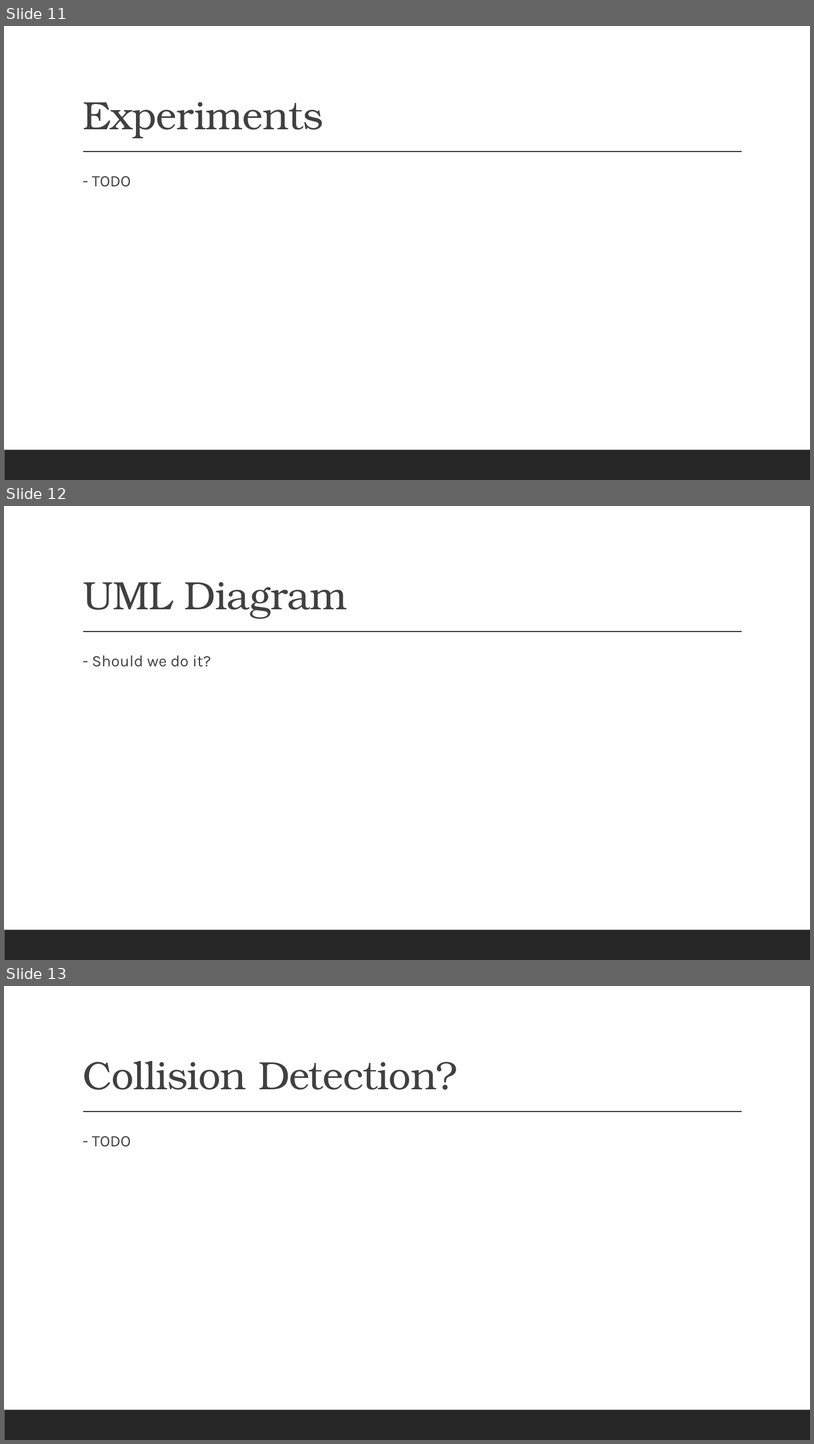
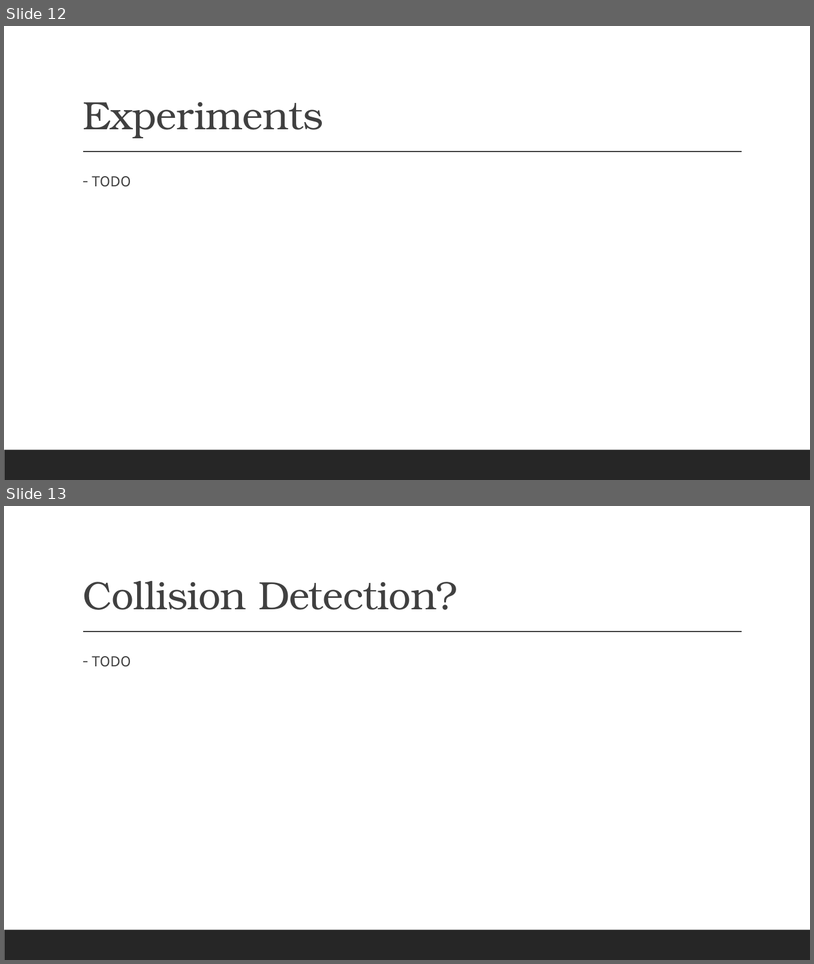
Before and after one commit to renesteeman/Project1-2_Group4, a slide deck: 04-PresentationThirdPhase.pptx. Shown one above the other, each under a label of ours: slides 11, 12 and 13 before the commit, slides 12 and 13 after it. The pictures are 814x1444 and 814x964 pixels, drawn with LibreOffice and Linux fonts; fonts in the diff are those of the drawing. Boxes give left, top, right and bottom in pixels: in the first picture for what was removed or moved away, otherwise in the second. Text is boxed around its words. In the diff, an @@ line names an element or a change of style, - is before the commit and + after.

```diff
--- a/04-PresentationThirdPhase.pptx
+++ b/04-PresentationThirdPhase.pptx
@@ slide 12 removed at (x1=4, y1=506, x2=810, y2=960), background #FFFFFF; not listed: 2 template elements that a slide beside it also shows @@
@@ title removed at (x1=83, y1=582, x2=348, y2=619) @@
-UML Diagram
@@ text removed at (x1=92, y1=655, x2=211, y2=667) @@
-  - Should we do it?
@@ what was slide 11 is now slide 12 @@
```
Also in this commit, not shown: 1 slide added, 1 other slide removed, 1 other file.
